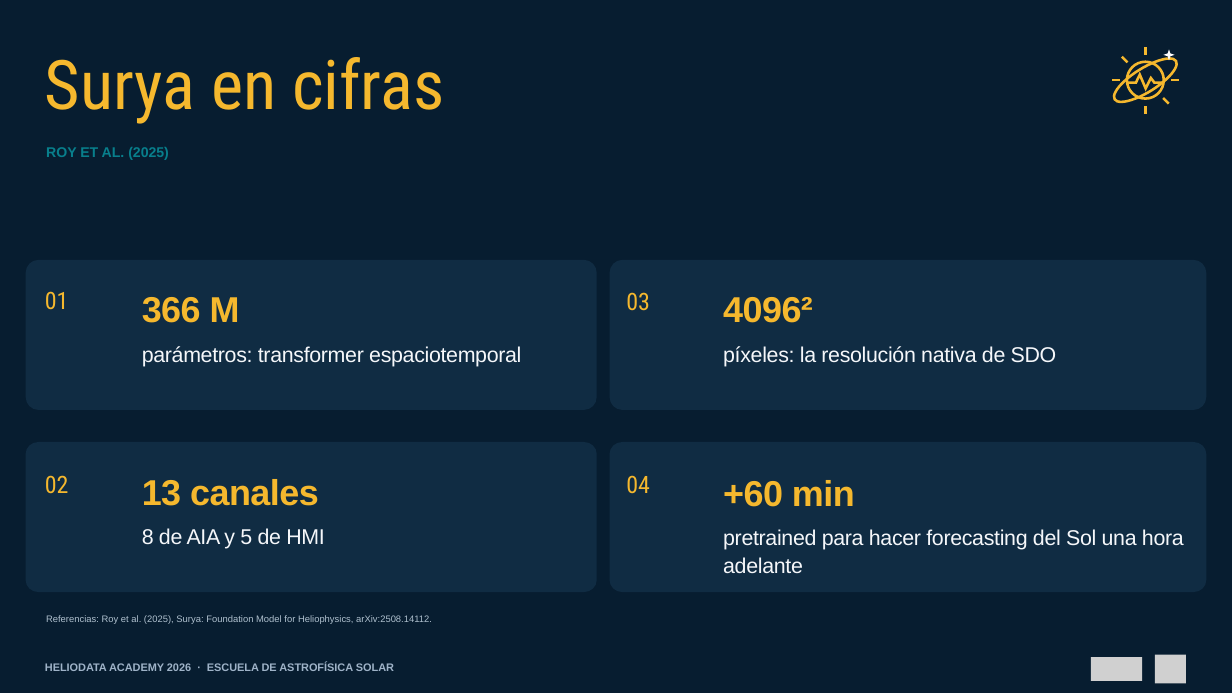
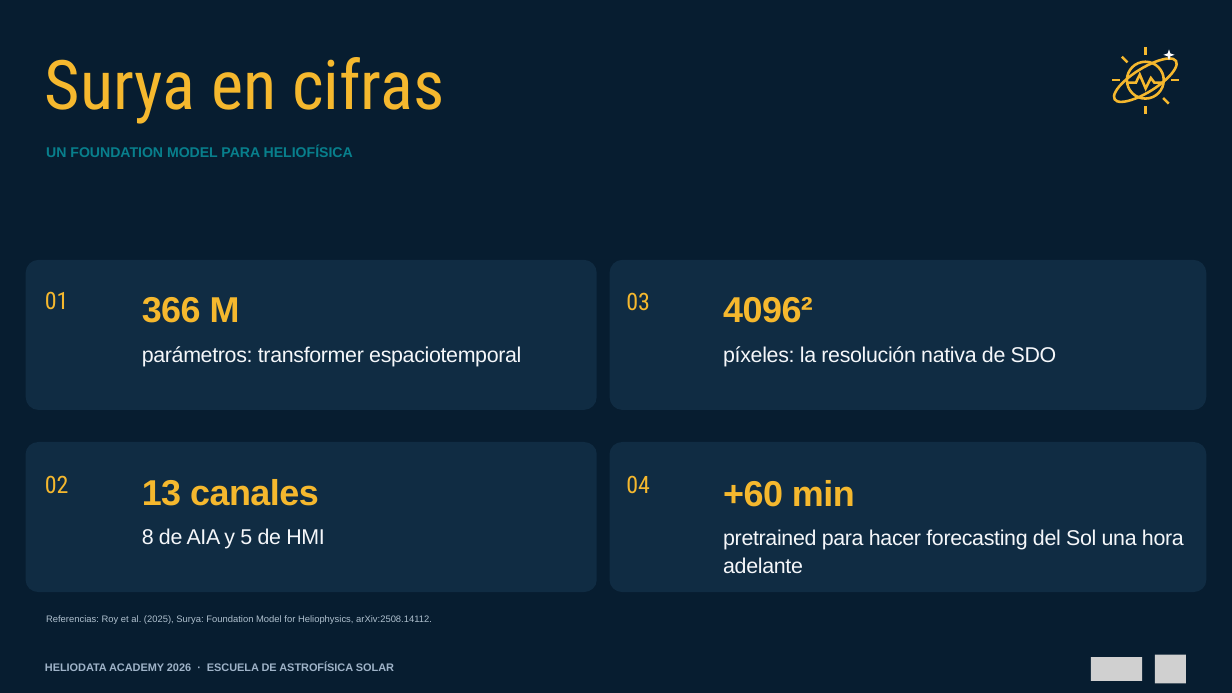
Before and after one commit to Group-of-Solar-Astrophysics/Escuela-Astrofisica-Solar-2026, a slide deck: slide 17 of 01_Material_por_expositor/Juan_Esteban_Agudelo_Ortiz/01_Presentacion/Machine_Learning_aplicado_al_Sol_Escuela_2026.pptx. Drawn at 1232x693 pixels with LibreOffice and Linux fonts; fonts in the diff are those of the drawing; grey boxes stand for pictures. Boxes give left, top, right and bottom in pixels: in the first picture for what was removed or moved away, otherwise in the second. Text is boxed around its words. In the diff, an @@ line names an element or a change of style, - is before the commit and + after.

```diff
--- a/01_Material_por_expositor/Juan_Esteban_Agudelo_Ortiz/01_Presentacion/Machine_Learning_aplicado_al_Sol_Escuela_2026.pptx
+++ b/01_Material_por_expositor/Juan_Esteban_Agudelo_Ortiz/01_Presentacion/Machine_Learning_aplicado_al_Sol_Escuela_2026.pptx
@@ text at [46,146,353,157]: text changed @@
-ROY ET AL. (2025)
+UN FOUNDATION MODEL PARA HELIOFÍSICA
```
Also in this commit, not shown: 2 other slides changed, 1 other file.
